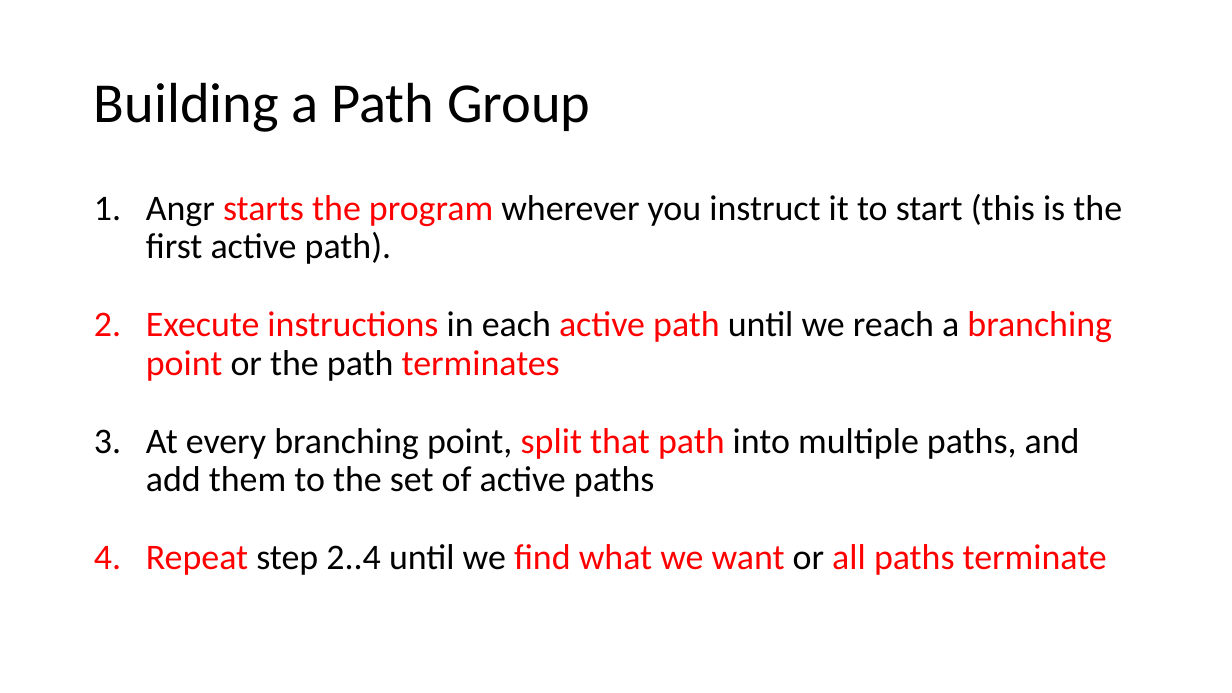
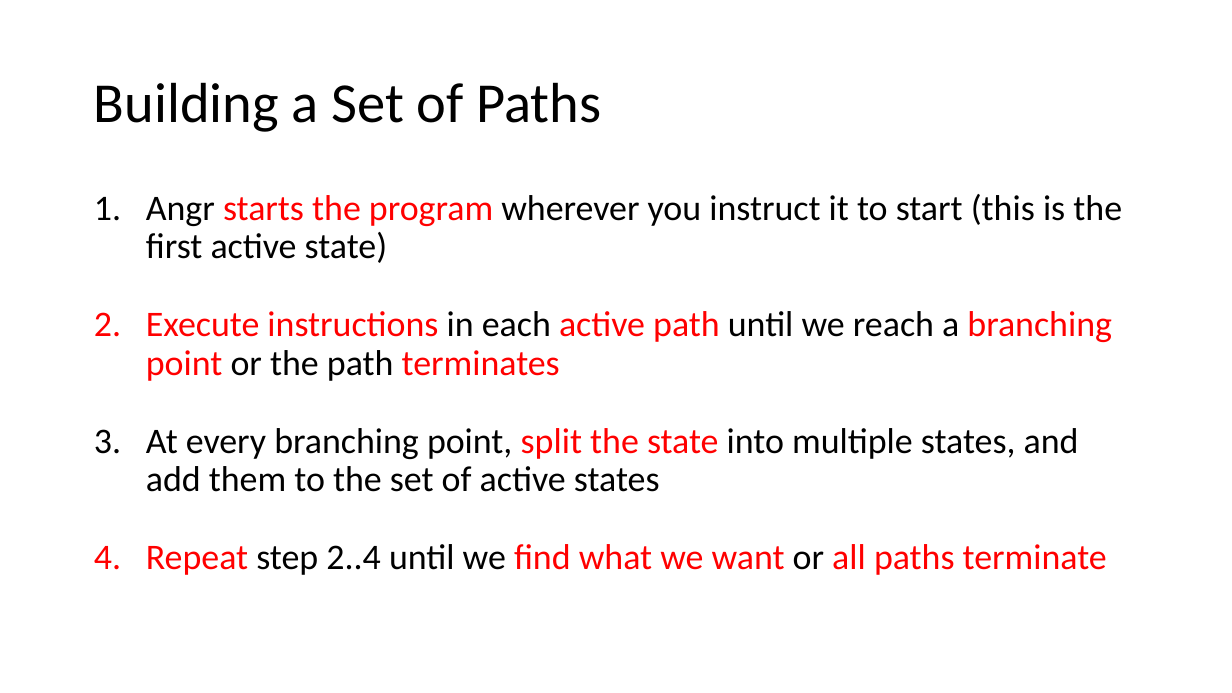
Before and after one commit to jakespringer/angr_ctf, a slide deck: slide 27 of SymbolicExecution.pptx (slide 28 before the commit). Drawn at 1232x693 pixels with LibreOffice and Linux fonts; fonts in the diff are those of the drawing. Boxes give left, top, right and bottom in pixels: in the first picture for what was removed or moved away, otherwise in the second. Text is boxed around its words. In the diff, an @@ line names an element or a change of style, - is before the commit and + after.

Commit message:
Update PowerPoint to reflect new Angr version

```diff
--- a/SymbolicExecution.pptx
+++ b/SymbolicExecution.pptx
@@ title at box(94, 82, 601, 132): text changed @@
-Building a Path Group
+Building a Set of Paths
@@ text at box(146, 194, 1122, 263): text changed @@
-1. Angr starts the program wherever you instruct it to start (this is the first active path).
+1. Angr starts the program wherever you instruct it to start (this is the first active state)
@@ text at box(146, 428, 1079, 492): text changed @@
-3. At every branching point, split that path into multiple paths, and add them to the set of active paths
+3. At every branching point, split the state into multiple states, and add them to the set of active states
```
Also in this commit, not shown: 24 other slides changed, 2 slides removed.
